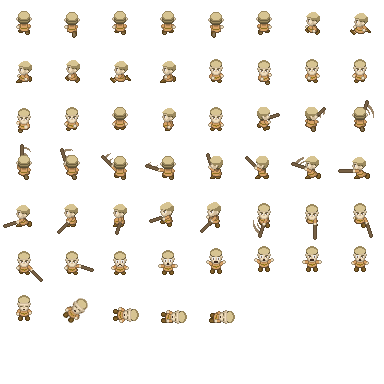
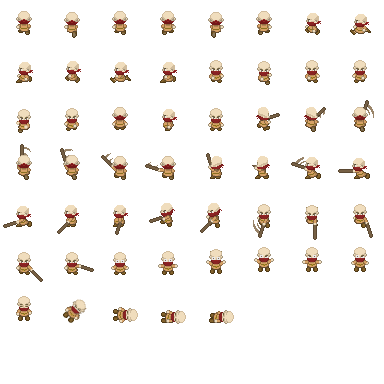
Two versions of the same layered image (384×384). Layer-by-layer changes:
painted on "OG" over [16, 11, 369, 323]
